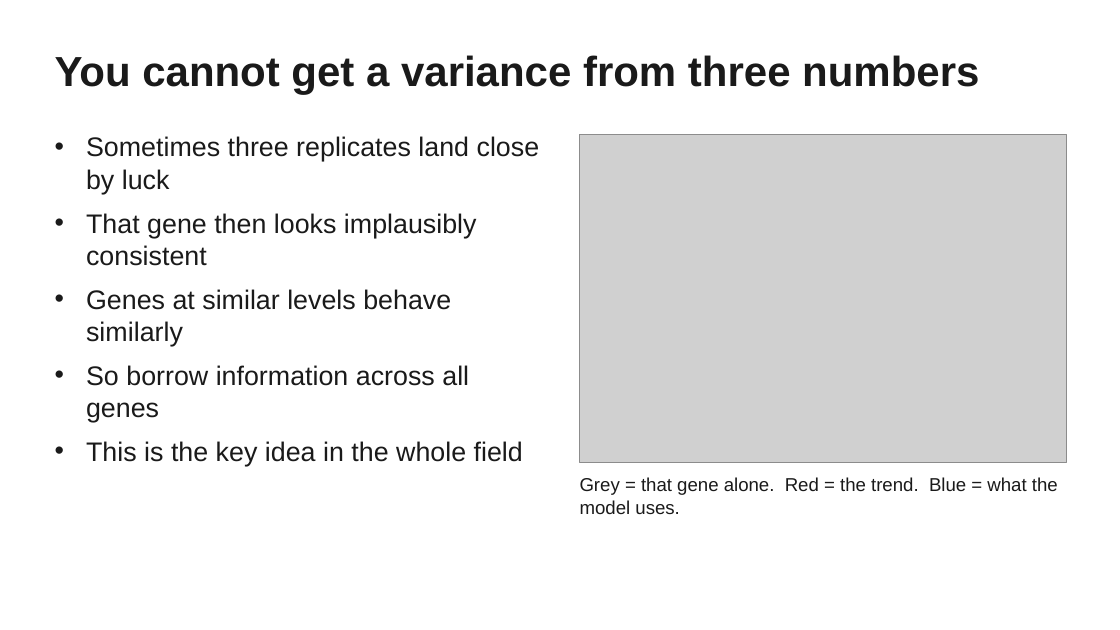
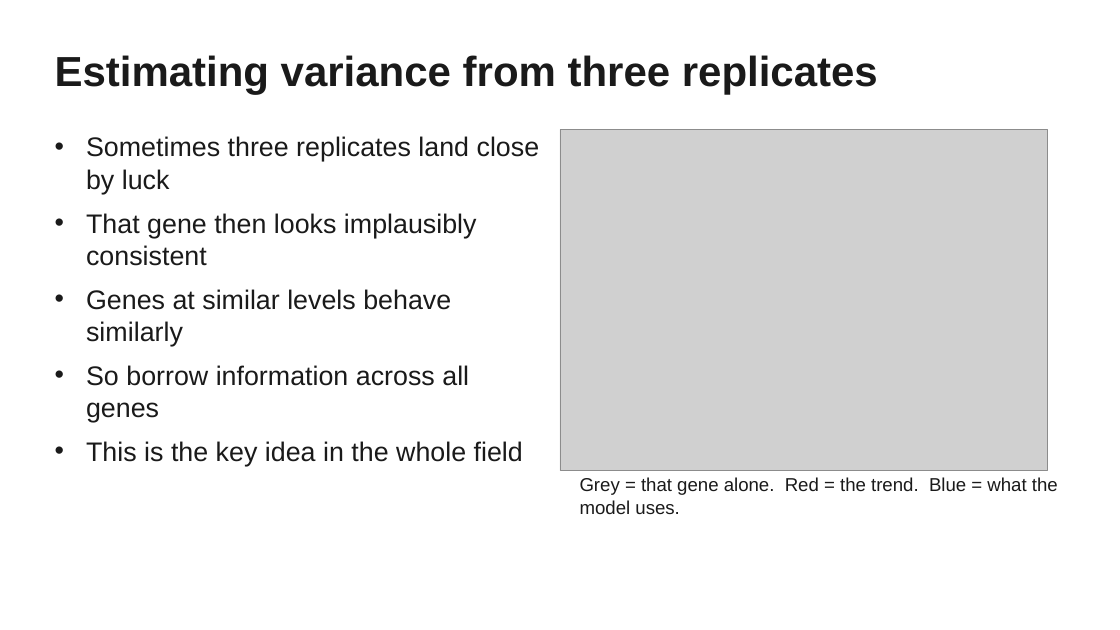
Before and after one commit to savannahmwesigwa/bulk-rnaseq-course, a slide deck: slide 18 of slides/bulk_rnaseq_tutorial.pptx. Drawn at 1120x630 pixels with LibreOffice and Linux fonts; fonts in the diff are those of the drawing; grey boxes stand for pictures. Boxes give left, top, right and bottom in pixels: in the first picture for what was removed or moved away, otherwise in the second. Text is boxed around its words. In the diff, an @@ line names an element or a change of style, - is before the commit and + after.

Commit message:
Update deck titles and normalization slide, fix MA plot and log-scale figures

```diff
--- a/slides/bulk_rnaseq_tutorial.pptx
+++ b/slides/bulk_rnaseq_tutorial.pptx
@@ text at [55, 55, 878, 94]: text changed @@
-You cannot get a variance from three numbers
+Estimating variance from three replicates
@@ picture: place and size @@
-picture at [580, 134, 1067, 462]
+picture at [560, 129, 1048, 471]
```
Also in this commit, not shown: 15 other slides changed, 3 other files.
